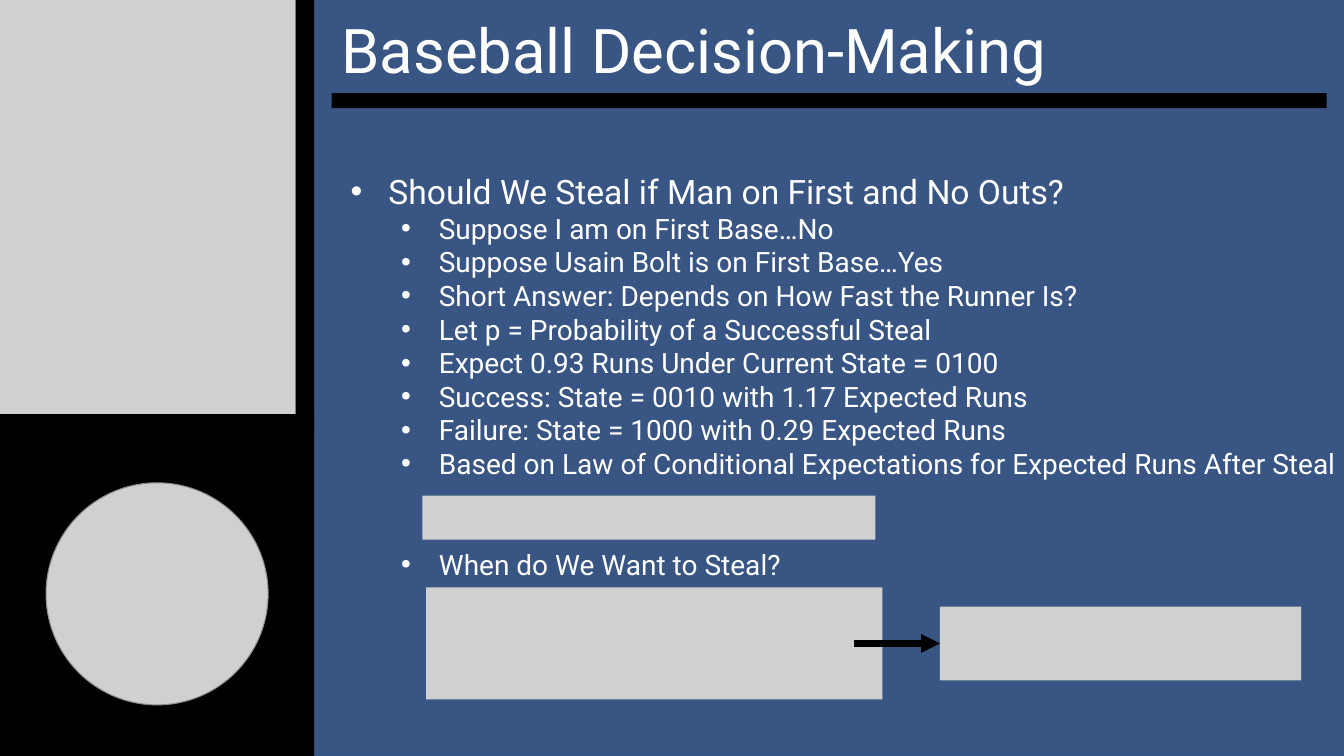
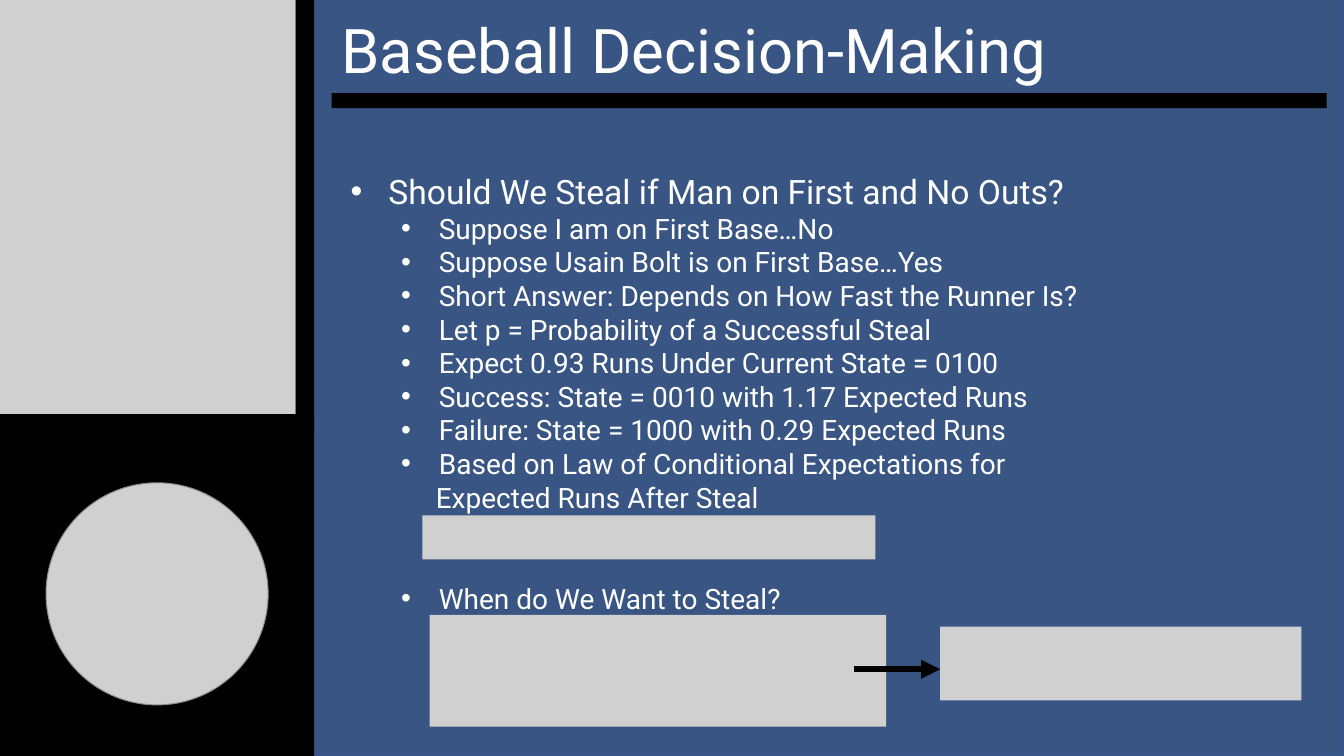
Before and after one commit to SuperMarioGiacomazzo/STOR390_WEBSITE, a slide deck: slide 10 of Slides/Baseball 5/Baseball_5_Lecture.pptx. Drawn at 1344x756 pixels with LibreOffice and Linux fonts; fonts in the diff are those of the drawing; grey boxes stand for pictures. Boxes give left, top, right and bottom in pixels: in the first picture for what was removed or moved away, otherwise in the second. Text is boxed around its words. In the diff, an @@ line names an element or a change of style, - is before the commit and + after.

```diff
--- a/Slides/Baseball 5/Baseball_5_Lecture.pptx
+++ b/Slides/Baseball 5/Baseball_5_Lecture.pptx
@@ rectangle: place and size @@
-rectangle at (76, 0, 1344, 756)
+rectangle at (0, 0, 1344, 756)
@@ text at (388, 178, 1077, 616): indent changed @@
@@ text at (436, 452, 1005, 514): text changed @@
-  • Based on Law of Conditional Expectations for Expected Runs After Steal
+  • Based on Law of Conditional Expectations for
+  Expected Runs After Steal
@@ picture: place and size @@
-picture at (422, 496, 875, 540)
+picture at (422, 515, 875, 560)
@@ picture: place and size @@
-picture at (426, 588, 883, 700)
+picture at (430, 615, 886, 727)
@@ picture: place and size @@
-picture at (941, 607, 1302, 681)
+picture at (941, 627, 1302, 701)
@@ arrow moved from (854, 643) - (941, 643) to (854, 669) - (941, 669) @@
```
Also in this commit, not shown: 11 other slides changed, 10 other files.
